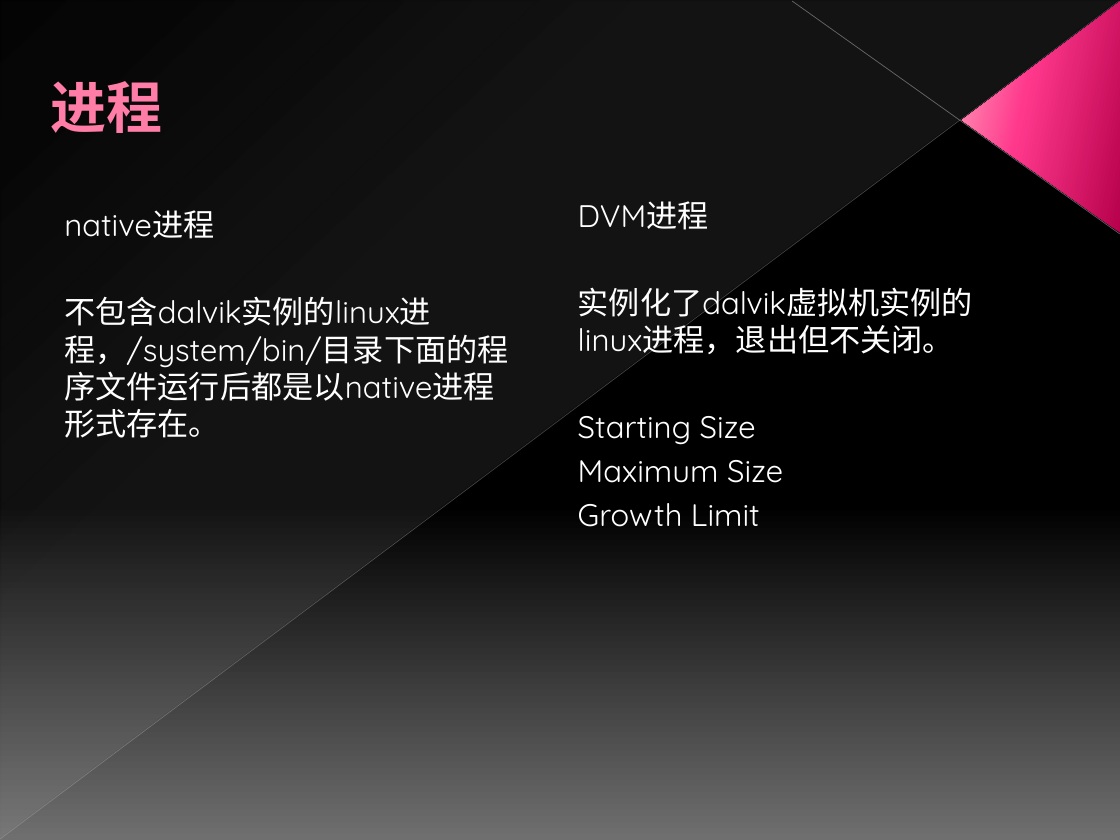
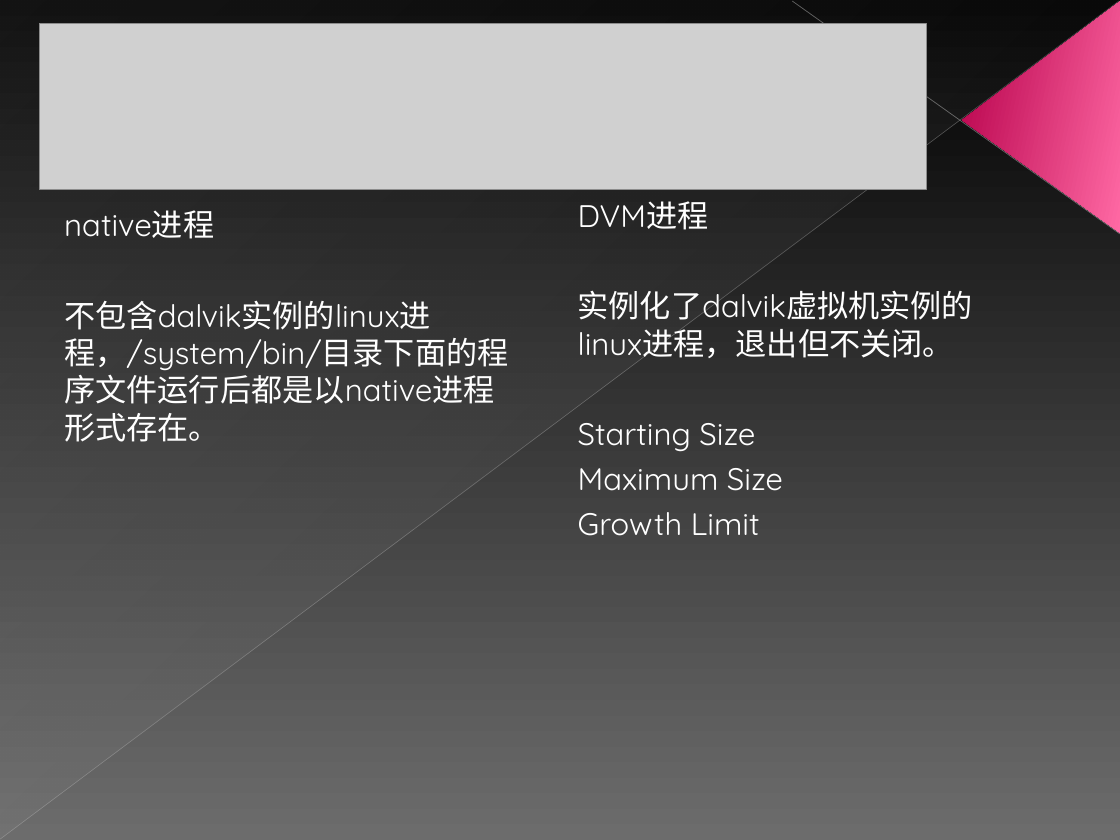
Before and after one commit to Horizonxy/mango, a slide deck: slide 3 of Android内存分析.ppt. Drawn at 1120x840 pixels with LibreOffice and Linux fonts; fonts in the diff are those of the drawing; grey boxes stand for pictures. Boxes give left, top, right and bottom in pixels: in the first picture for what was removed or moved away, otherwise in the second. Text is boxed around its words. In the diff, an @@ line names an element or a change of style, - is before the commit and + after.

```diff
--- a/Android内存分析.ppt
+++ b/Android内存分析.ppt
@@ background gradient #000000 to #707070 to gradient #000000 to #6C6C6C @@
@@ line (0, 839) - (1119, 1): stroke #BFBFBF 0.39 pt to #BFBFBF 0.4 pt @@
@@ picture added at bbox=[39, 24, 926, 190] @@
@@ line (1120, 234) - (792, 1): stroke #C6C6C6 0.47 pt to #C6C6C6 0.48 pt @@
@@ triangle at bbox=[962, 1, 1120, 233]: fill gradient #B8014E to #FF388C to #FF9CB9 to gradient #B6004A to #FF69A4 @@
@@ title removed at bbox=[51, 81, 163, 133] @@
-进程
@@ text "native进程" at bbox=[64, 210, 508, 442]: more space between paragraphs @@
@@ text "DVM进程" at bbox=[578, 201, 973, 536]: more space between paragraphs @@
```
Also in this commit, not shown: 6 other slides changed, 11 slides added, 1 slide removed, 24 other files.
